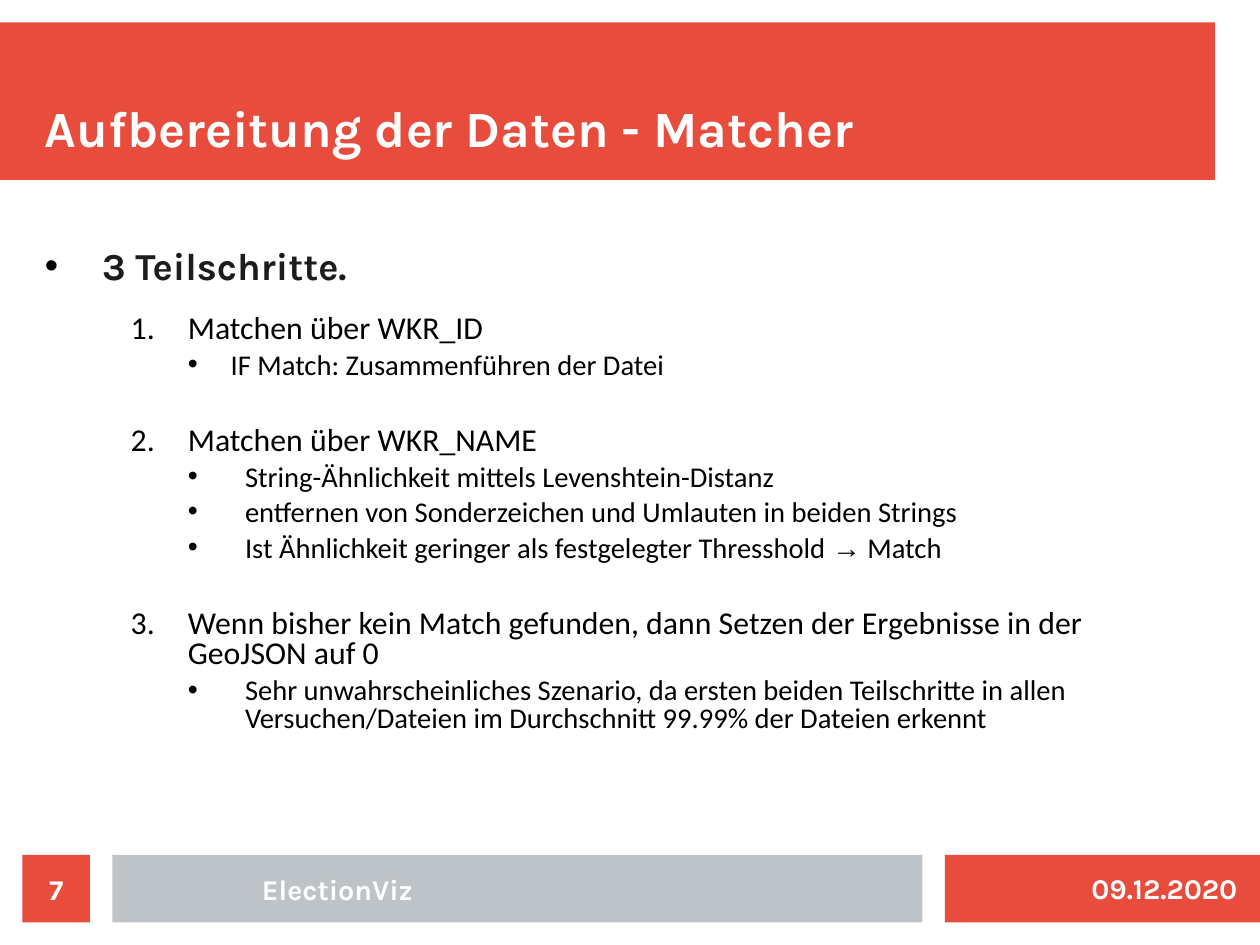
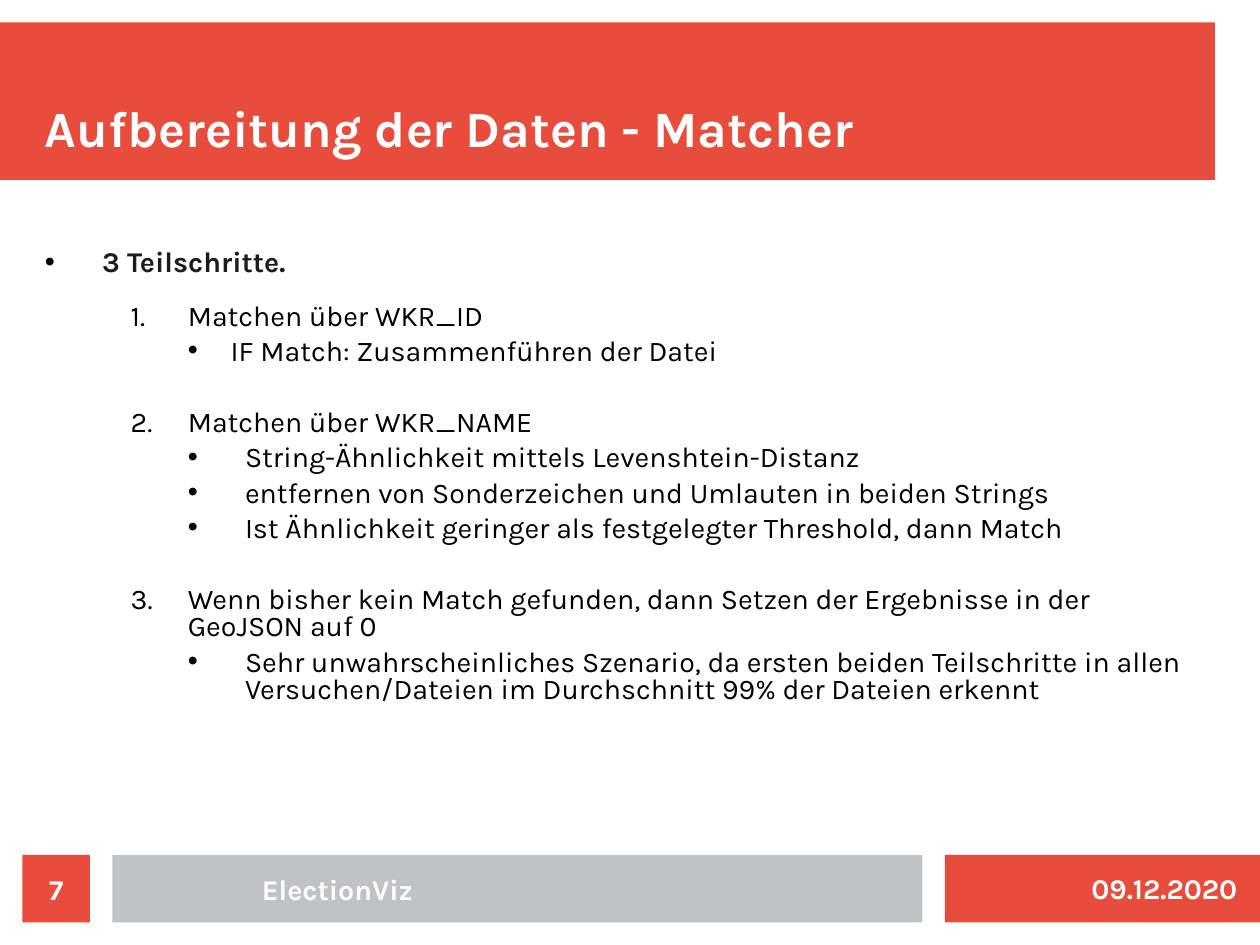
Before and after one commit to fziegner/election-visualization, a slide deck: slide 7 of slides_wcm_abschlusspraesentation.odp. Drawn at 1260x945 pixels with LibreOffice and Linux fonts; fonts in the diff are those of the drawing. Boxes give left, top, right and bottom in pixels: in the first picture for what was removed or moved away, otherwise in the second. Text is boxed around its words. In the diff, an @@ line names an element or a change of style, - is before the commit and + after.

Commit message:
Updated slides

```diff
--- a/slides_wcm_abschlusspraesentation.odp
+++ b/slides_wcm_abschlusspraesentation.odp
@@ text at [102, 251, 1090, 637]: size 24 to 18 pt in "3 Teilschritte."; size 20 to 18 pt in "Matchen über WKR_ID", "Matchen über WKR_NAME", "Wenn bisher kein Match gefunden, dann Setzen ..."; font Calibri to Karla in "Matchen über WKR_ID", "IF Match: Zusammenführen der Datei", "Matchen über WKR_NAME", "String-Ähnlichkeit mittels Levenshtein-Distanz" and 2 more places @@
@@ text at [245, 514, 1063, 545]: text changed; font Calibri to Karla @@
-    • Ist Ähnlichkeit geringer als festgelegter Thresshold → Match
+    • Ist Ähnlichkeit geringer als festgelegter Threshold, dann Match
@@ text at [245, 652, 1181, 701]: text changed; font Calibri to Karla @@
-    • Sehr unwahrscheinliches Szenario, da ersten beiden Teilschritte in allen Versuchen/Dateien im Durchschnitt 99.99% der Dateien erkennt
+    • Sehr unwahrscheinliches Szenario, da ersten beiden Teilschritte in allen Versuchen/Dateien im Durchschnitt 99% der Dateien erkennt
```
Also in this commit, not shown: 7 other slides changed.
